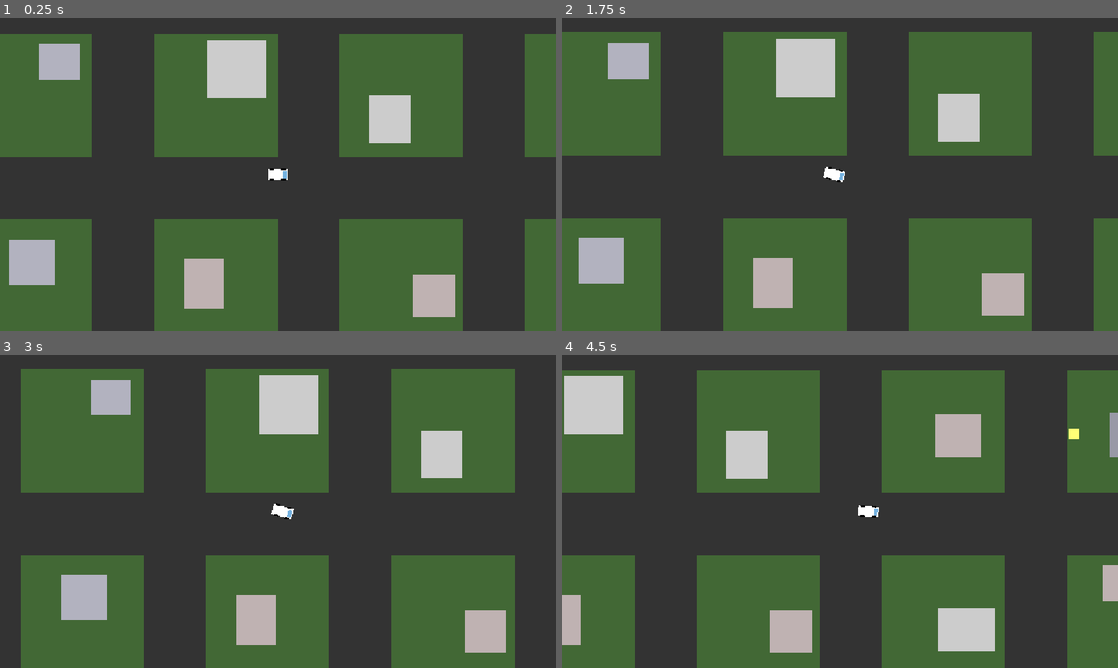
Above: before the commit, frames 1-4 (two rows, left to right).
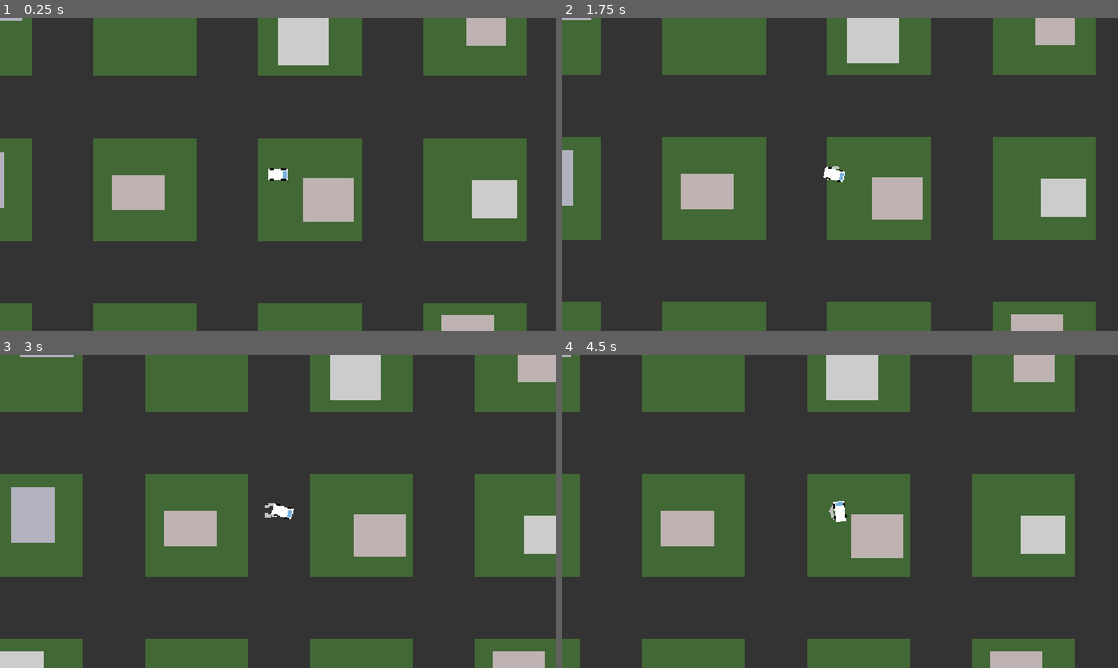
Above: after the commit, the same moments.

Repository: Bolb2019/Nexus
Game: Godot game, scene res://Main/Main.tscn
Same seed, same stepped clock (60 frames per second), same inputs: the game is played once before the commit and once after it.
Inputs (mouse positions are in pixels of both pictures, inside the frame that each line leads up to):
- Up to frame 1 (0.25 s): no input
- Up to frame 2 (1.75 s): tap Enter at 0.5 s; move the mouse to (962, 158) at 0.52 s; hold D (Turn_Right) 0.53-1.28 s; tap Alt at 0.6 s; click (962, 158) at 0.67 s; move the mouse to (728, 190) at 1.27 s; hold S (Backward) from 1.28 s (still down); tap Shift at 1.35 s
- Up to frame 3 (3 s): move the mouse to (333, 442) at 2.02 s; release S (Backward) at 2.03 s; hold D (Turn_Right) 2.03-2.78 s; tap Alt at 2.1 s; move the mouse to (250, 574) at 2.77 s; hold W (Forward) from 2.78 s (still down); tap Shift at 2.85 s; click (250, 574) at 2.92 s
- Up to frame 4 (4.5 s): move the mouse to (1006, 558) at 3.52 s; release W (Forward) at 3.53 s; hold A (Turn_Left) from 3.53 s (still down); tap Alt at 3.6 s; move the mouse to (673, 464) at 4.27 s; tap Shift at 4.35 s

The runs differ from the first frame. In frame 1, 68% of the frame differs, in the area x 0-100%, y 0-100%; in frame 2, 68%; in frame 3, 68%; in frame 4, 67%.

Commit message:
fix: a few small things

Diff:
--- a/nexus/Map_gen/city_gen.gd
+++ b/nexus/Map_gen/city_gen.gd
@@ -3,11 +3,11 @@
 @export var city_width: int = 20
 @export var city_height: int = 20
 
-@export var cell_size: int = 384
-@export var road_width: int = 128
-
-@export var building_min_size: int = 64
-@export var building_max_size: int = 128
+@export var cell_size: int = 334 + randi() % 100
+@export var road_width: int = 108 + randi() % 40
+
+@export var building_min_size: int = 54 + randi() % 20
+@export var building_max_size: int = 108 + randi() % 40
 
 @export var road_color: Color = Color(0.2, 0.2, 0.2)
 
--- a/nexus/Player/Player.tscn
+++ b/nexus/Player/Player.tscn
@@ -8,12 +8,10 @@
 spread = 0.0
 initial_velocity_max = 27.779999
 gravity = Vector3(0, 0, 0)
-scale_min = 2.0
-scale_max = 7.0
-scale_over_velocity_max = 200.0
+scale_max = 6.0
 color = Color(0.76240367, 0.76240367, 0.76240367, 1)
-hue_variation_min = -0.09000002
-hue_variation_max = -0.010000022
+hue_variation_min = -2.2351742e-08
+hue_variation_max = -2.2351742e-08
 
 [sub_resource type="RectangleShape2D" id="RectangleShape2D_b6ncb"]
 
@@ -24,14 +22,12 @@
 position = Vector2(-11, 11)
 amount = 50
 lifetime = 0.25
-trail_enabled = true
 process_material = SubResource("ParticleProcessMaterial_3qydi")
 
 [node name="GPUParticles2D2" type="GPUParticles2D" parent="." unique_id=868243534]
 position = Vector2(-12, -11)
 amount = 50
 lifetime = 0.25
-trail_enabled = true
 process_material = SubResource("ParticleProcessMaterial_3qydi")
 
 [node name="Body" type="ColorRect" parent="." unique_id=1565727587]
--- a/nexus/project.godot
+++ b/nexus/project.godot
@@ -18,7 +18,6 @@
 [display]
 
 window/stretch/mode="canvas_items"
-window/stretch/aspect="expand"
 
 [dotnet]
 
